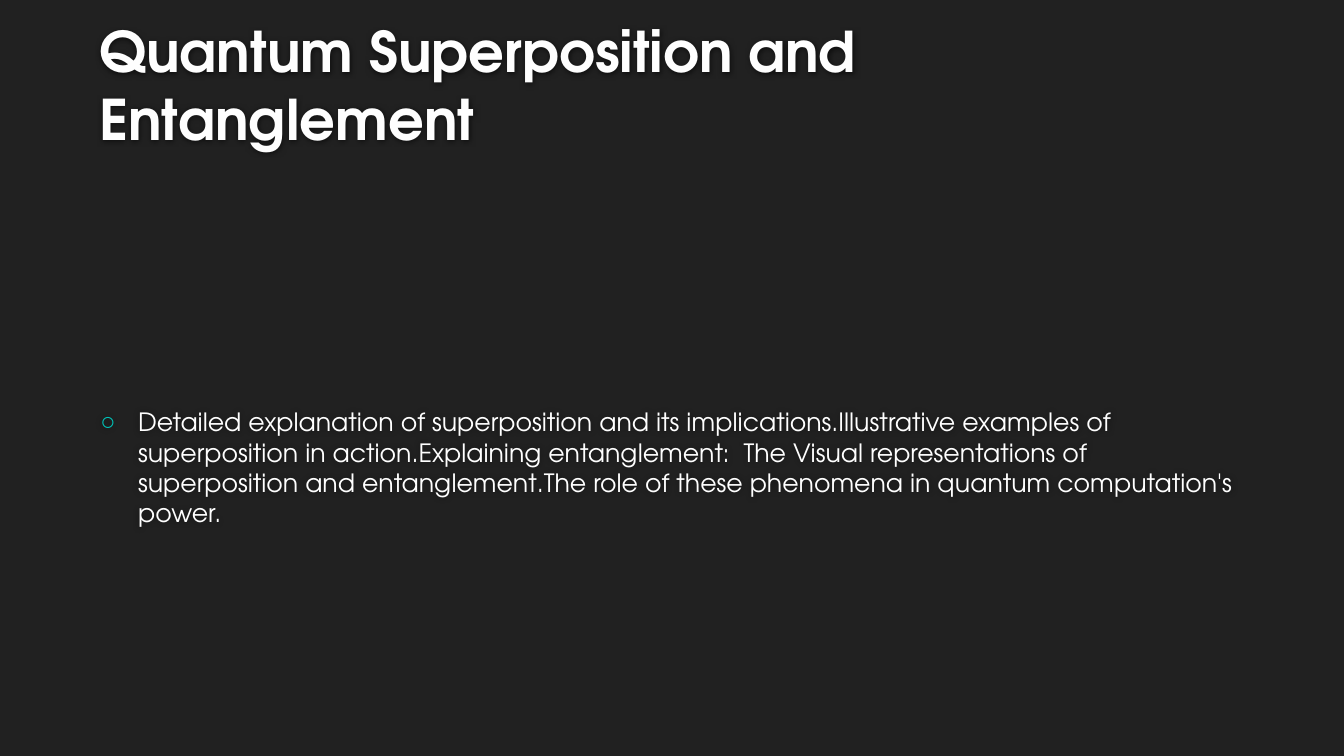
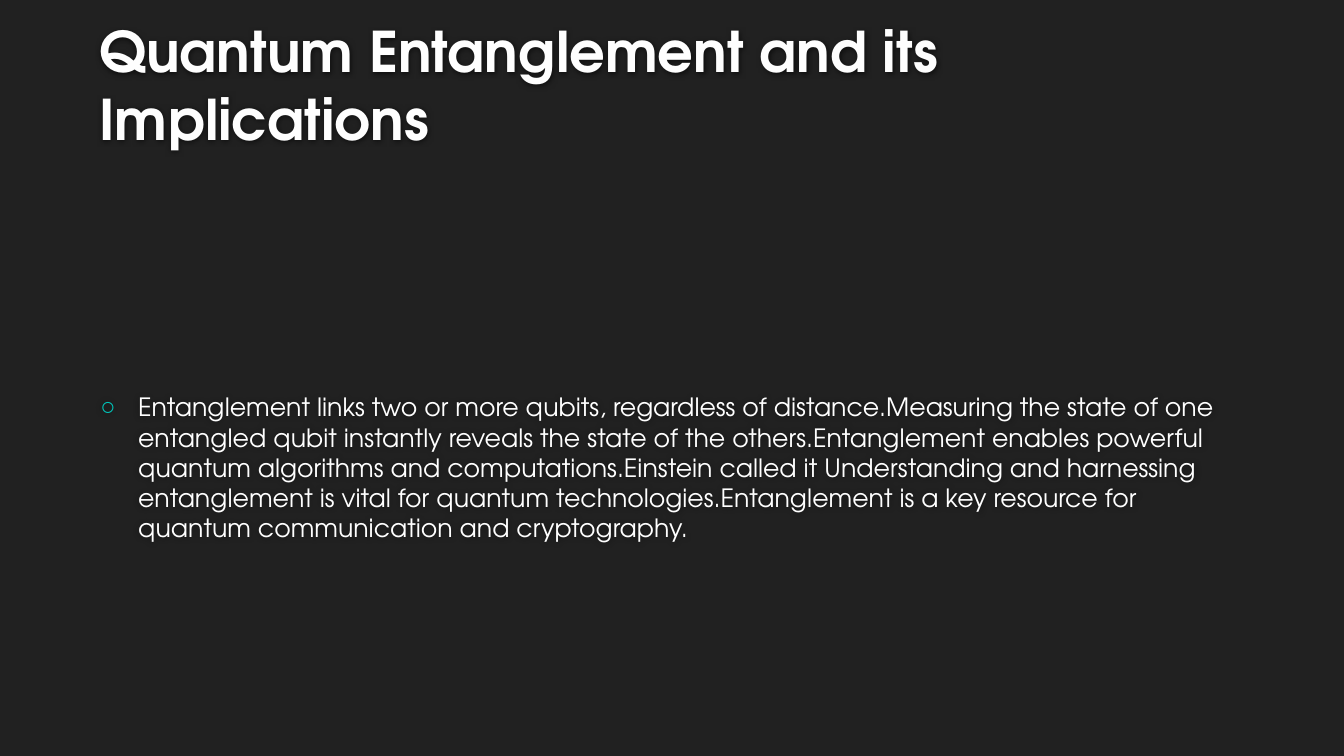
Before and after one commit to AdityaB-11/Pdf_to_presentation_GenAI, a slide deck: slide 6 of output/topic_quantum_computing_.pptx. Drawn at 1344x756 pixels with LibreOffice and Linux fonts; fonts in the diff are those of the drawing; background and template pictures are left out. Boxes give left, top, right and bottom in pixels: in the first picture for what was removed or moved away, otherwise in the second. Text is boxed around its words. In the diff, an @@ line names an element or a change of style, - is before the commit and + after.

```diff
--- a/output/topic_quantum_computing_.pptx
+++ b/output/topic_quantum_computing_.pptx
@@ title at [99,29,938,151]: text changed @@
-Quantum Superposition and Entanglement
+Quantum Entanglement and its Implications
@@ text at [138,397,1213,543]: text changed @@
-○ Detailed explanation of superposition and its implications.Illustrative examples of superposition in action.Explaining entanglement: The Visual representations of superposition and entanglement.The role of these phenomena in quantum computation's power.
+○ Entanglement links two or more qubits, regardless of distance.Measuring the state of one entangled qubit instantly reveals the state of the others.Entanglement enables powerful quantum algorithms and computations.Einstein called it Understanding and harnessing entanglement is vital for quantum technologies.Entanglement is a key resource for quantum communication and cryptography.
```
Also in this commit, not shown: 8 other slides changed, 2 slides removed, 5 other files.
